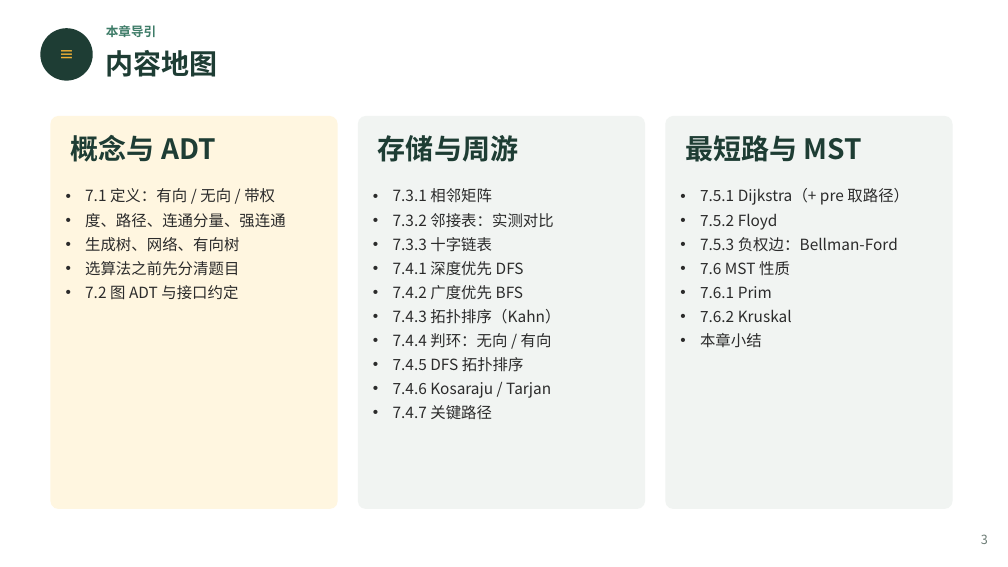
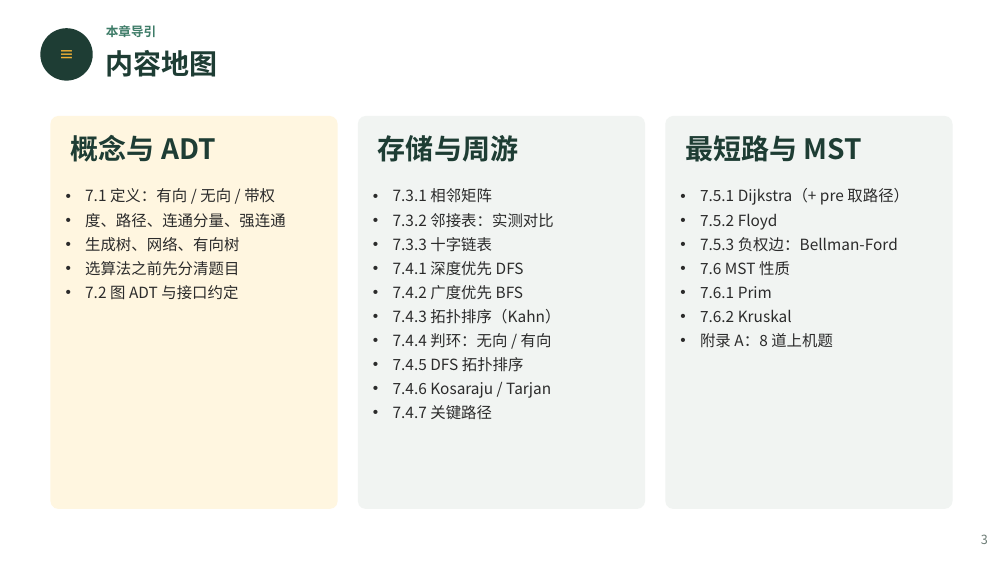
Before and after one commit to GMyhf/2026fall-cs201, a slide deck: slide 3 of courseware/202609_DSA_07_Graph.pptx. Drawn at 1008x567 pixels with LibreOffice and Linux fonts; fonts in the diff are those of the drawing. Boxes give left, top, right and bottom in pixels: in the first picture for what was removed or moved away, otherwise in the second. Text is boxed around its words. In the diff, an @@ line names an element or a change of style, - is before the commit and + after.

```diff
--- a/courseware/202609_DSA_07_Graph.pptx
+++ b/courseware/202609_DSA_07_Graph.pptx
@@ text at box(700, 333, 833, 348): text changed @@
-• 本章小结
+• 附录 A：8 道上机题
```
Also in this commit, not shown: 1 other slide changed, 9 slides added, 2 other files.
